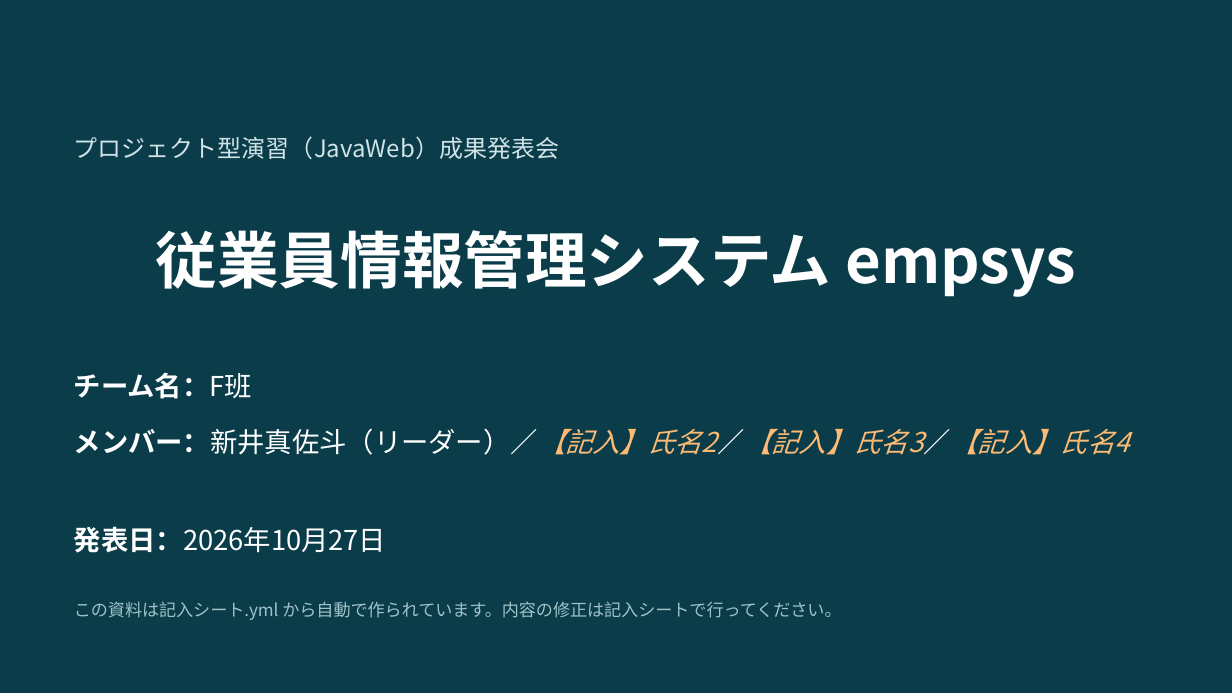
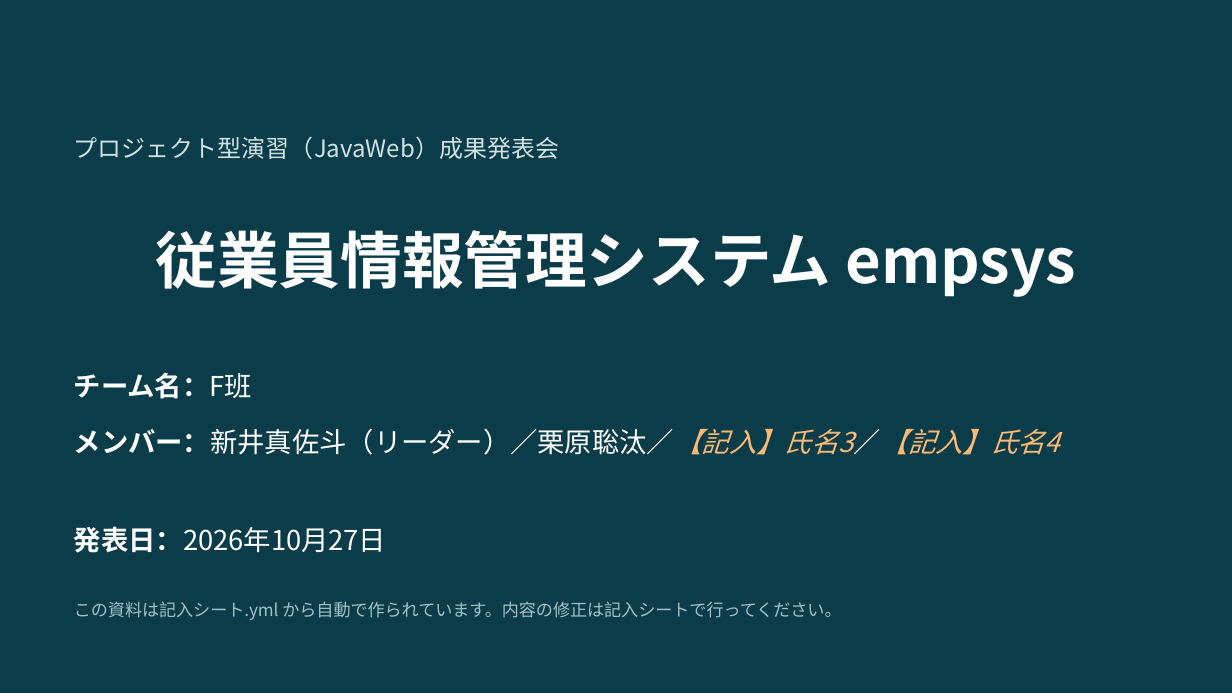
Before and after one commit to amasato1221/web_-application, a slide deck: slide 1 of 成果発表会資料_テンプレート.pptx. Drawn at 1232x693 pixels with LibreOffice and Linux fonts; fonts in the diff are those of the drawing. Boxes give left, top, right and bottom in pixels: in the first picture for what was removed or moved away, otherwise in the second. Text is boxed around its words. In the diff, an @@ line names an element or a change of style, - is before the commit and + after.

```diff
--- a/成果発表会資料_テンプレート.pptx
+++ b/成果発表会資料_テンプレート.pptx
@@ text at [74, 428, 1060, 455]: text changed; text colour #FDBA74 to #FFFFFF; italic off @@
-メンバー：新井真佐斗（リーダー）／【記入】氏名2／【記入】氏名3／【記入】氏名4
+メンバー：新井真佐斗（リーダー）／栗原聡汰／【記入】氏名3／【記入】氏名4
```
Also in this commit, not shown: 3 other slides changed.
